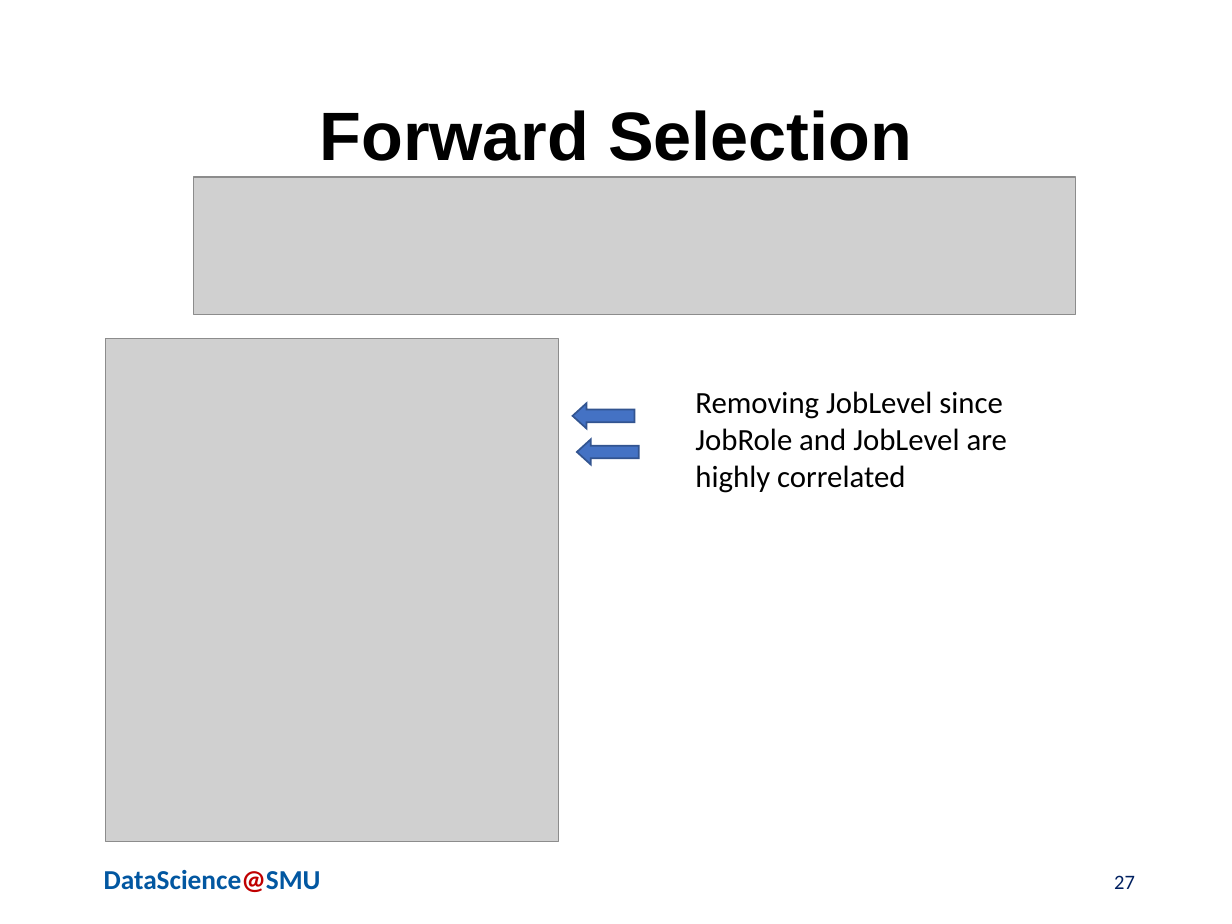
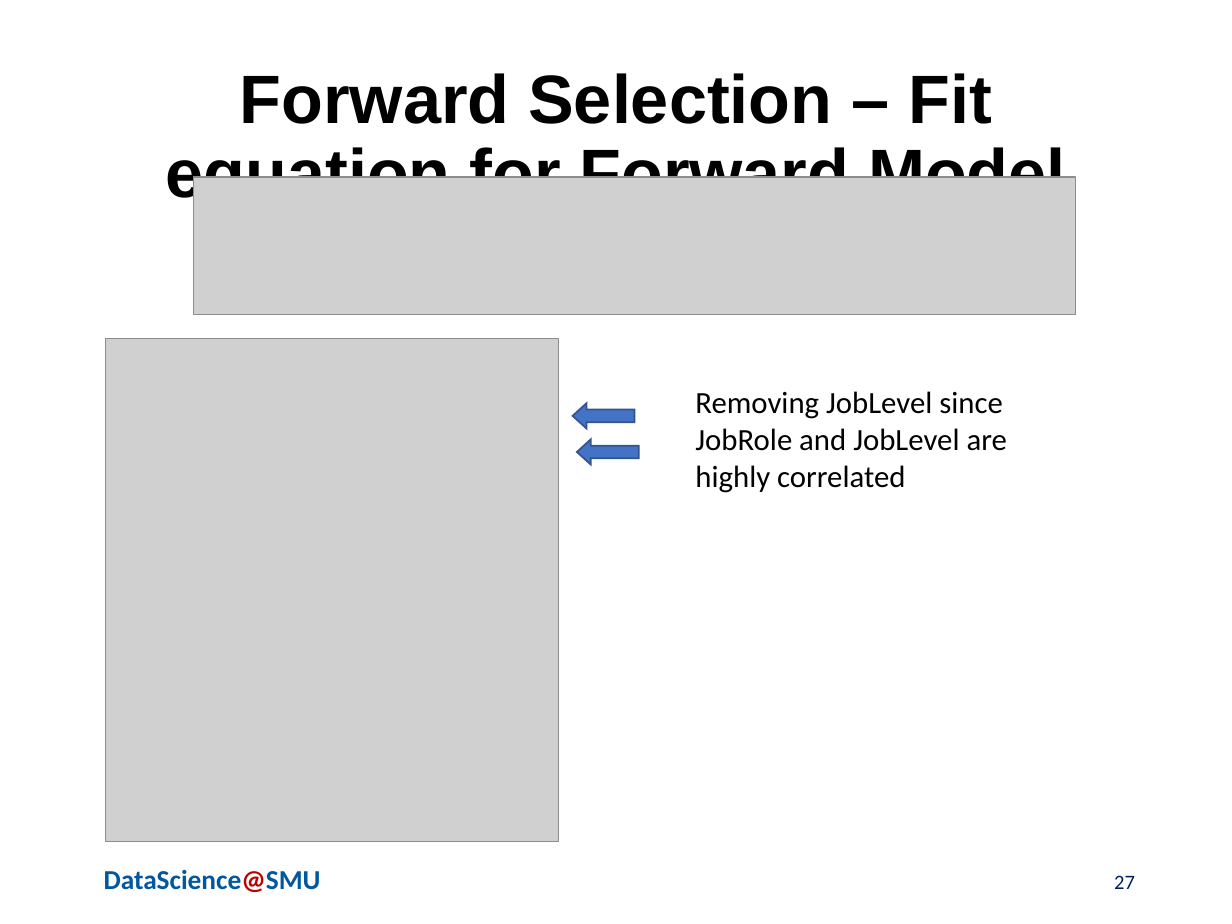
Before and after one commit to chaoshunh/SMU_MSDS, a slide deck: slide 27 of Doing_Data_Science/CaseStudy2/Reports/MSDSPresentation.pptx. Drawn at 1232x924 pixels with LibreOffice and Linux fonts; fonts in the diff are those of the drawing; grey boxes stand for pictures; background and template pictures are left out. Boxes give left, top, right and bottom in pixels: in the first picture for what was removed or moved away, otherwise in the second. Text is boxed around its words. In the diff, an @@ line names an element or a change of style, - is before the commit and + after.

Commit message:
Need to add fit models
Please add fit models in the presentation and conclusion/summary

```diff
--- a/Doing_Data_Science/CaseStudy2/Reports/MSDSPresentation.pptx
+++ b/Doing_Data_Science/CaseStudy2/Reports/MSDSPresentation.pptx
@@ title at (166, 73, 1065, 210): text changed @@
-Forward Selection
+Forward Selection – Fit equation for Forward Model
```
Also in this commit, not shown: 3 other slides changed, 2 slides removed.
